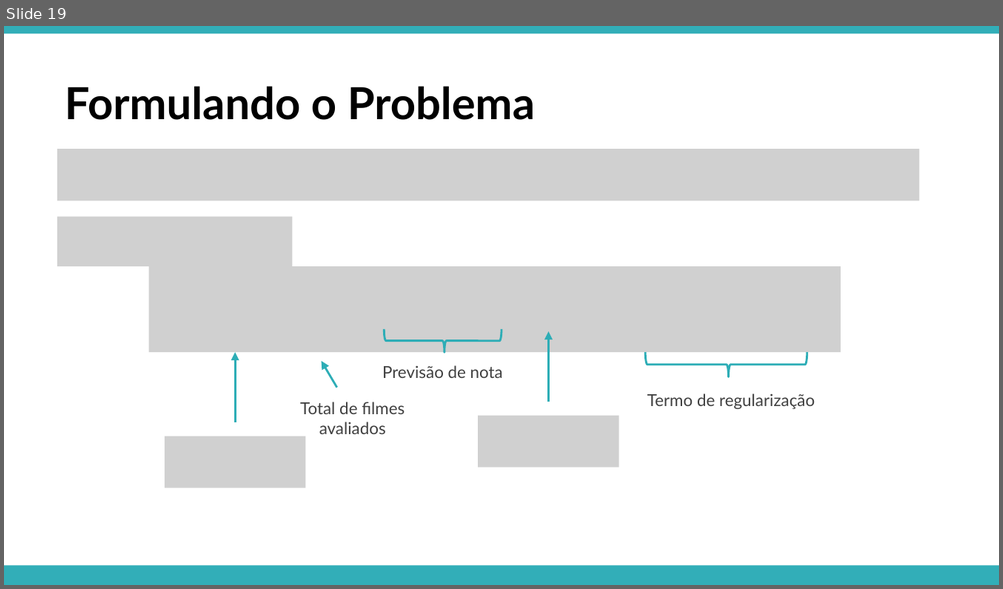
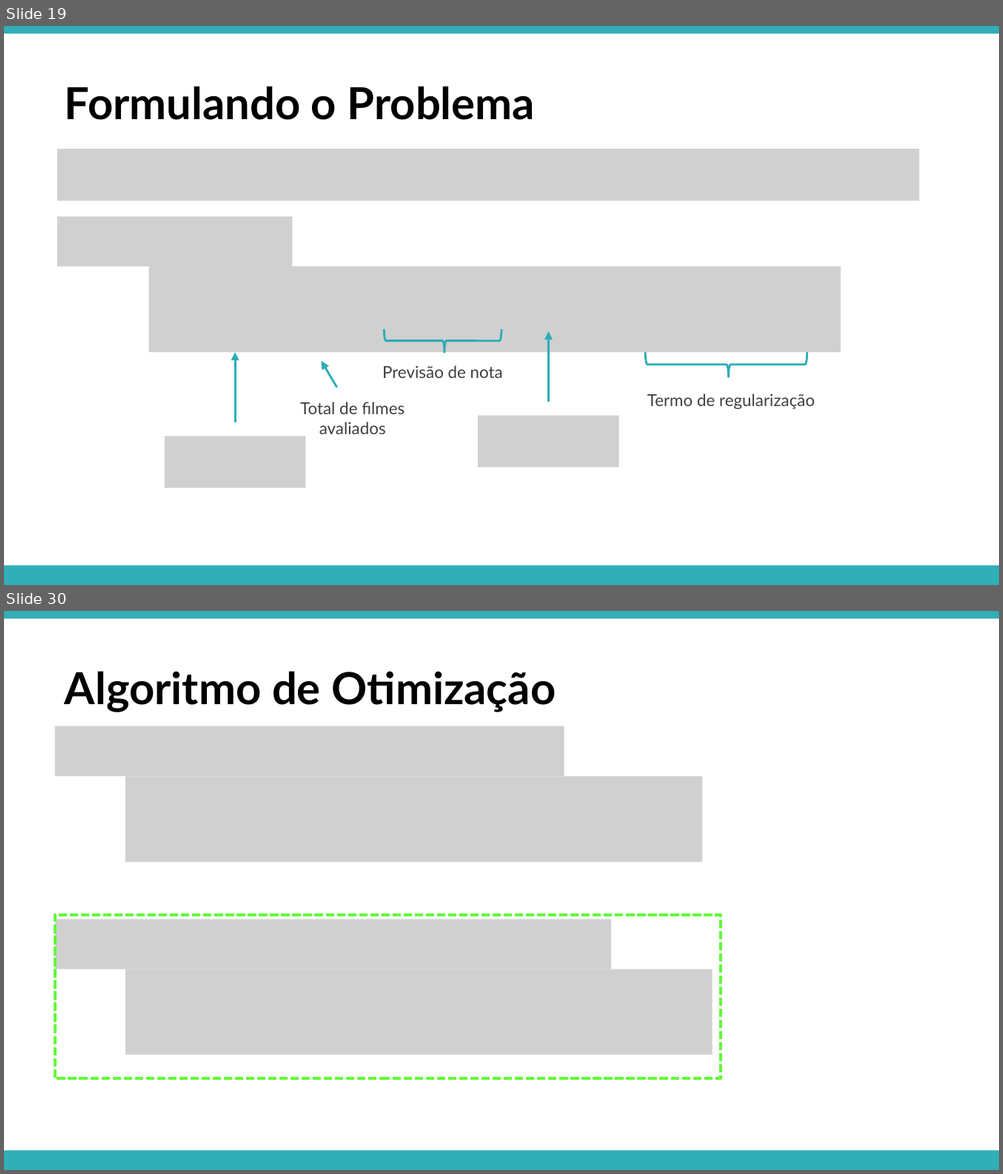
Before and after one commit to APILASTRI/coursera-stanford, a slide deck: machine-learning/notations/semana-9/presentation/15-recommender-systems.pptx. Shown one above the other, each under a label of ours: slide 19 before the commit, slides 19 and 30 after it; the slides between them are not shown. The pictures are 1003x589 and 1003x1174 pixels, drawn with LibreOffice and Linux fonts; fonts in the diff are those of the drawing; grey boxes stand for pictures. Boxes give left, top, right and bottom in pixels: in the first picture for what was removed or moved away, otherwise in the second. Text is boxed around its words. In the diff, an @@ line names an element or a change of style, - is before the commit and + after.

```diff
--- a/machine-learning/notations/semana-9/presentation/15-recommender-systems.pptx
+++ b/machine-learning/notations/semana-9/presentation/15-recommender-systems.pptx
@@ slide 30 added at box(4, 611, 999, 1170), background #FFFFFF; not listed: 2 template elements that a slide beside it also shows @@
@@ text added at box(65, 671, 555, 712), 32 pt, text #000000, bold @@
+Algoritmo de Otimização
@@ picture added at box(55, 726, 564, 776) @@
@@ picture added at box(125, 776, 702, 862) @@
@@ picture added at box(55, 920, 611, 969) @@
@@ rectangle added at box(55, 915, 720, 1079), outline #61FB37 2 pt dashed @@
@@ picture added at box(125, 969, 712, 1054) @@
```
Also in this commit, not shown: 22 other slides added.
